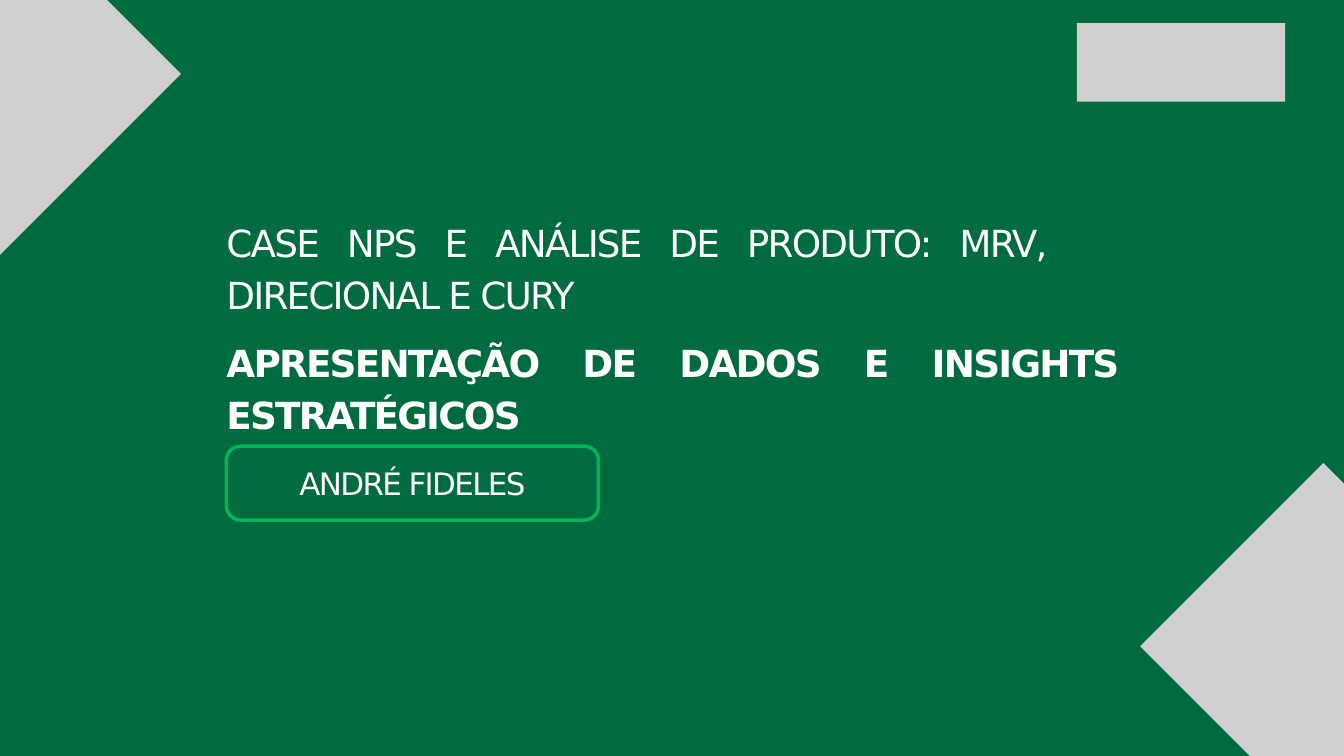
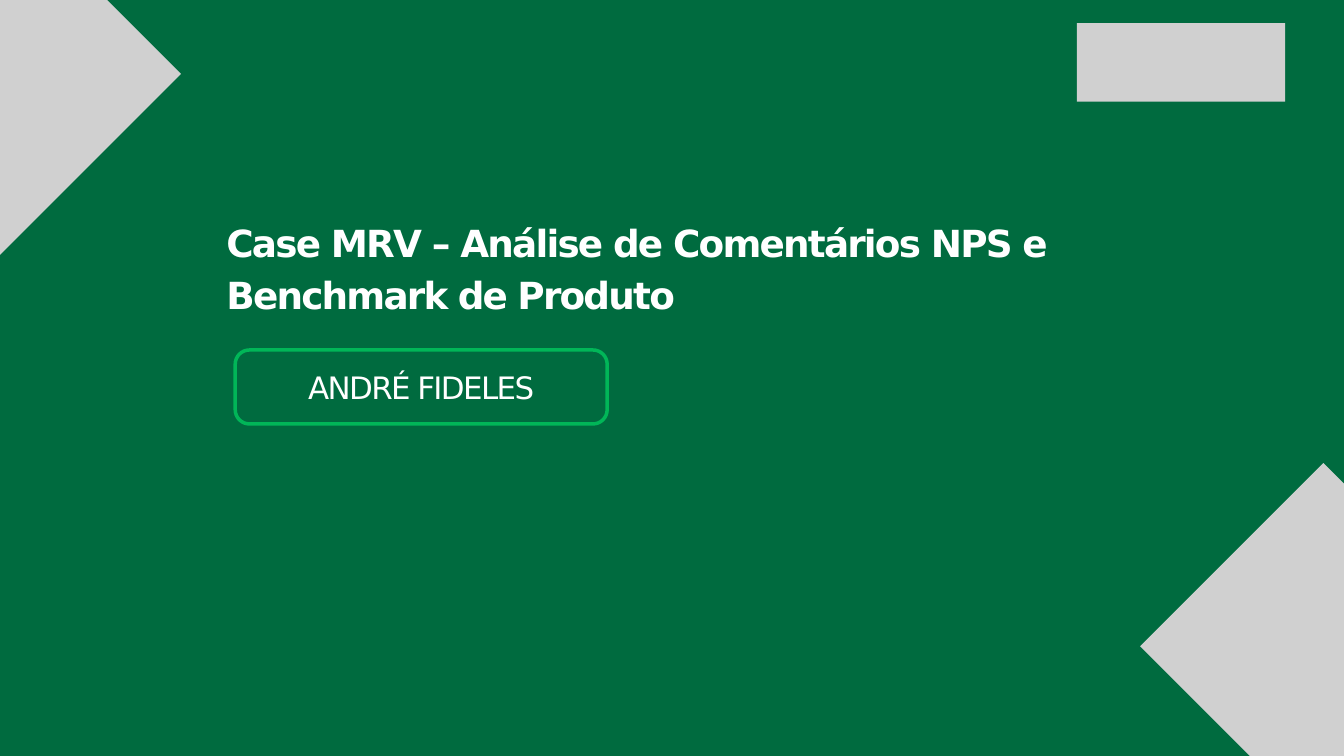
Before and after one commit to AndreFideles/desafio-processo-seletivo-mrv-2025, a slide deck: slide 1 of Case NPS - MRV Canva.pptx. Drawn at 1344x756 pixels with LibreOffice and Linux fonts; fonts in the diff are those of the drawing; grey boxes stand for pictures. Boxes give left, top, right and bottom in pixels: in the first picture for what was removed or moved away, otherwise in the second. Text is boxed around its words. In the diff, an @@ line names an element or a change of style, - is before the commit and + after.

Commit message:
Atualiza apresentação Canva com novas análises e gráficos

```diff
--- a/Case NPS - MRV Canva.pptx
+++ b/Case NPS - MRV Canva.pptx
@@ text at bbox=[226, 227, 1047, 310]: text changed; bold on @@
-CASE NPS E ANÁLISE DE PRODUTO: MRV, DIRECIONAL E CURY
+Case MRV – Análise de Comentários NPS e Benchmark de Produto
@@ text removed at bbox=[226, 349, 1120, 385] @@
-APRESENTAÇÃO DE DADOS E INSIGHTS ESTRATÉGICOS
@@ freeform shape: place and size @@
-freeform shape at bbox=[226, 446, 598, 520]
+freeform shape at bbox=[235, 350, 607, 424]
@@ text "ANDRÉ FIDELES": place and size @@
-text "ANDRÉ FIDELES" at bbox=[299, 470, 526, 496]
+text "ANDRÉ FIDELES" at bbox=[308, 374, 534, 400]
```
Also in this commit, not shown: 5 slides added, 2 slides removed.
